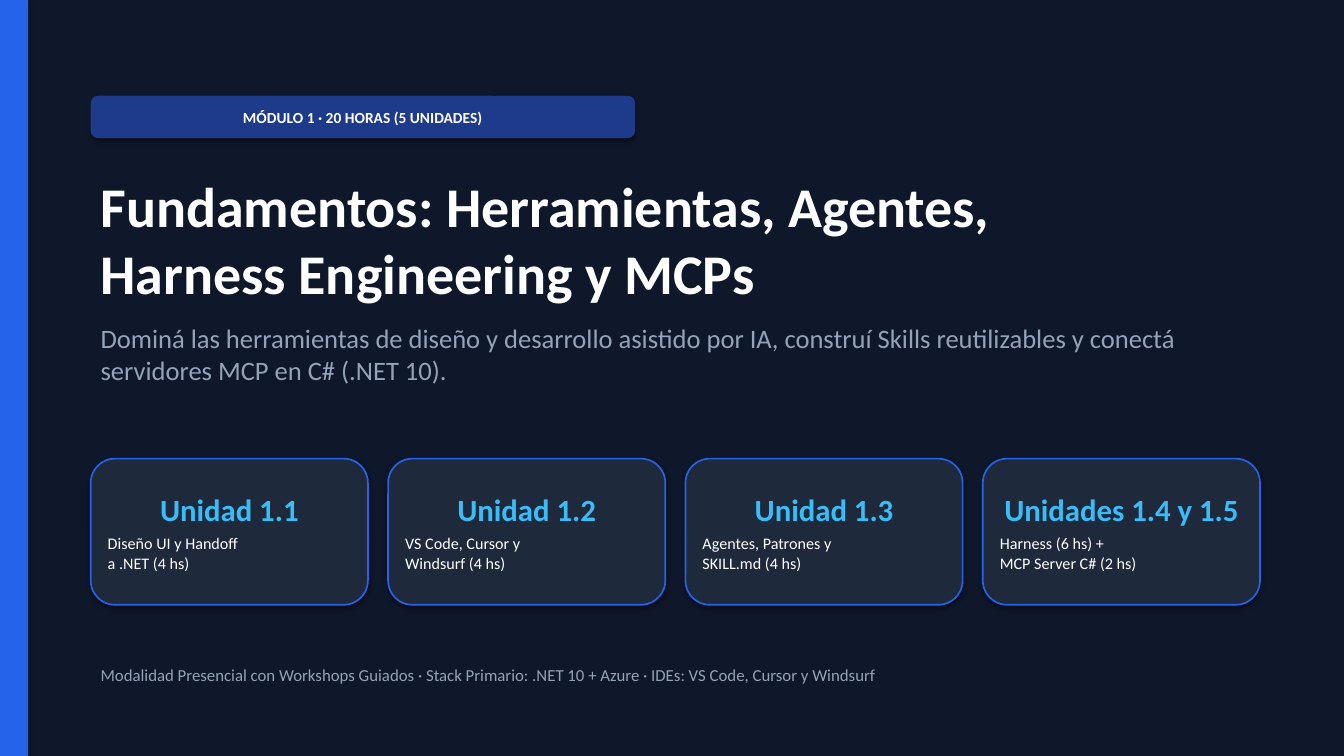
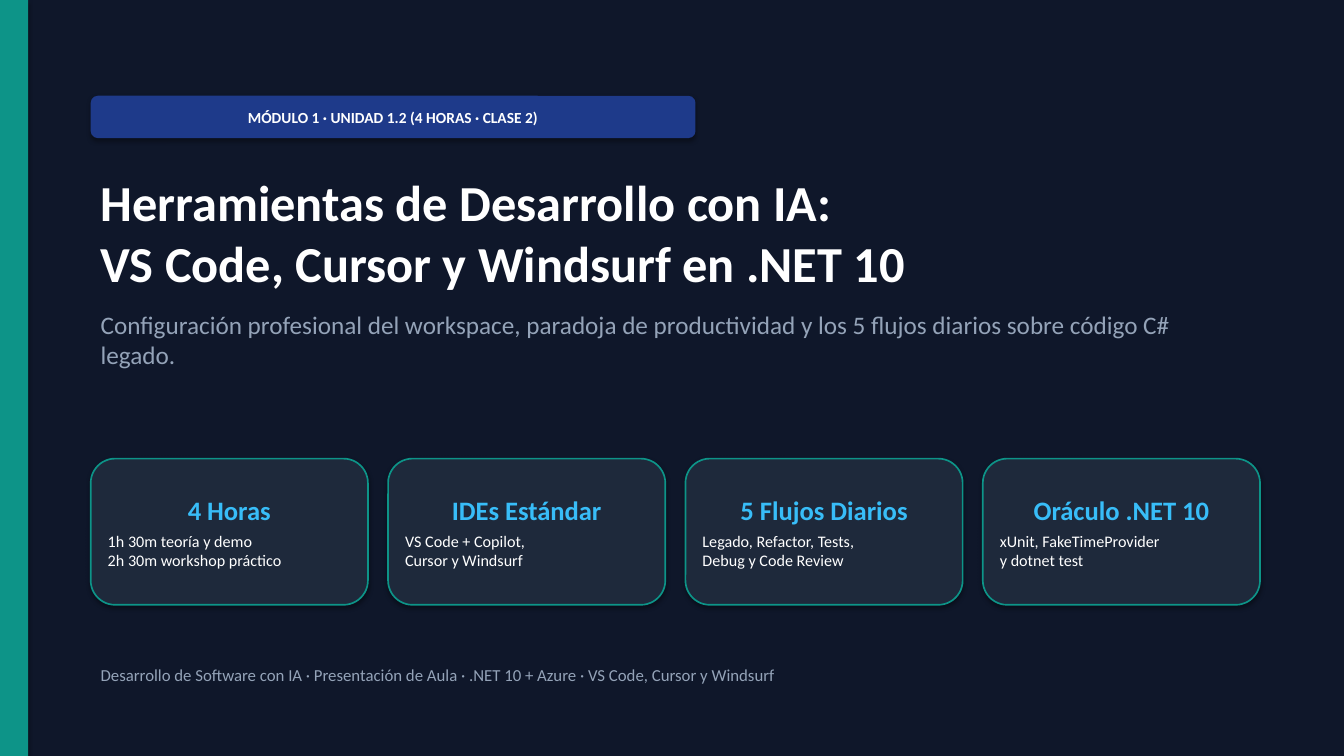
Before and after one commit to fabzter/curso_ai, a slide deck: slide 8 of curriculum/2026-11-03_curso-completo-desarrollo-sw-con-ia.pptx (slide 4 before the commit). Drawn at 1344x756 pixels with LibreOffice and Linux fonts; fonts in the diff are those of the drawing. Boxes give left, top, right and bottom in pixels: in the first picture for what was removed or moved away, otherwise in the second. Text is boxed around its words. In the diff, an @@ line names an element or a change of style, - is before the commit and + after.

```diff
--- a/curriculum/2026-11-03_curso-completo-desarrollo-sw-con-ia.pptx
+++ b/curriculum/2026-11-03_curso-completo-desarrollo-sw-con-ia.pptx
@@ rectangle at [0,0,28,756]: fill #2563EB to #0D9488 @@
@@ rounded rectangle "MÓDULO 1 · UNIDAD 1.2 ...": place and size @@
-rounded rectangle "MÓDULO 1 · UNIDAD 1.2 ..." at [91,96,635,138]
+rounded rectangle "MÓDULO 1 · UNIDAD 1.2 ..." at [91,96,696,138]
@@ text in rounded rectangle at [248,110,538,125]: text changed @@
-MÓDULO 1 · 20 HORAS (5 UNIDADES)
+MÓDULO 1 · UNIDAD 1.2 (4 HORAS · CLASE 2)
@@ text at [101,185,1169,369]: text changed; size 19 to 18 pt @@
-Fundamentos: Herramientas, Agentes,
-Harness Engineering y MCPs
-Dominá las herramientas de diseño y desarrollo asistido por IA, construí Skills reutilizables y conectá servidores MCP en C# (.NET 10).
+Herramientas de Desarrollo con IA:
+VS Code, Cursor y Windsurf en .NET 10
+Configuración profesional del workspace, paradoja de productividad y los 5 flujos diarios sobre código C# legado.
@@ outline #2563EB 1.2 pt to #0D9488 1.2 pt in 4 elements at [388,459,665,605], [91,459,368,605], [686,459,963,605], [983,459,1260,605] @@
@@ text in rounded rectangle at [108,502,281,569]: text changed @@
-Unidad 1.1
-Diseño UI y Handoff
-a .NET (4 hs)
+4 Horas
+1h 30m teoría y demo
+2h 30m workshop práctico
@@ text in rounded rectangle at [405,501,601,569]: text changed @@
-Unidad 1.2
-VS Code, Cursor y
-Windsurf (4 hs)
+IDEs Estándar
+VS Code + Copilot,
+Cursor y Windsurf
@@ text in rounded rectangle at [702,501,907,569]: text changed @@
-Unidad 1.3
-Agentes, Patrones y
-SKILL.md (4 hs)
+5 Flujos Diarios
+Legado, Refactor, Tests,
+Debug y Code Review
@@ text in rounded rectangle at [1000,501,1209,569]: text changed @@
-Unidades 1.4 y 1.5
-Harness (6 hs) +
-MCP Server C# (2 hs)
+Oráculo .NET 10
+xUnit, FakeTimeProvider
+y dotnet test
@@ text at [101,669,775,684]: text changed @@
-Modalidad Presencial con Workshops Guiados · Stack Primario: .NET 10 + Azure · IDEs: VS Code, Cursor y Windsurf
+Desarrollo de Software con IA · Presentación de Aula · .NET 10 + Azure · VS Code, Cursor y Windsurf
```
Also in this commit, not shown: 14 other slides changed, 21 slides added, 14 slides removed, 33 other files.
